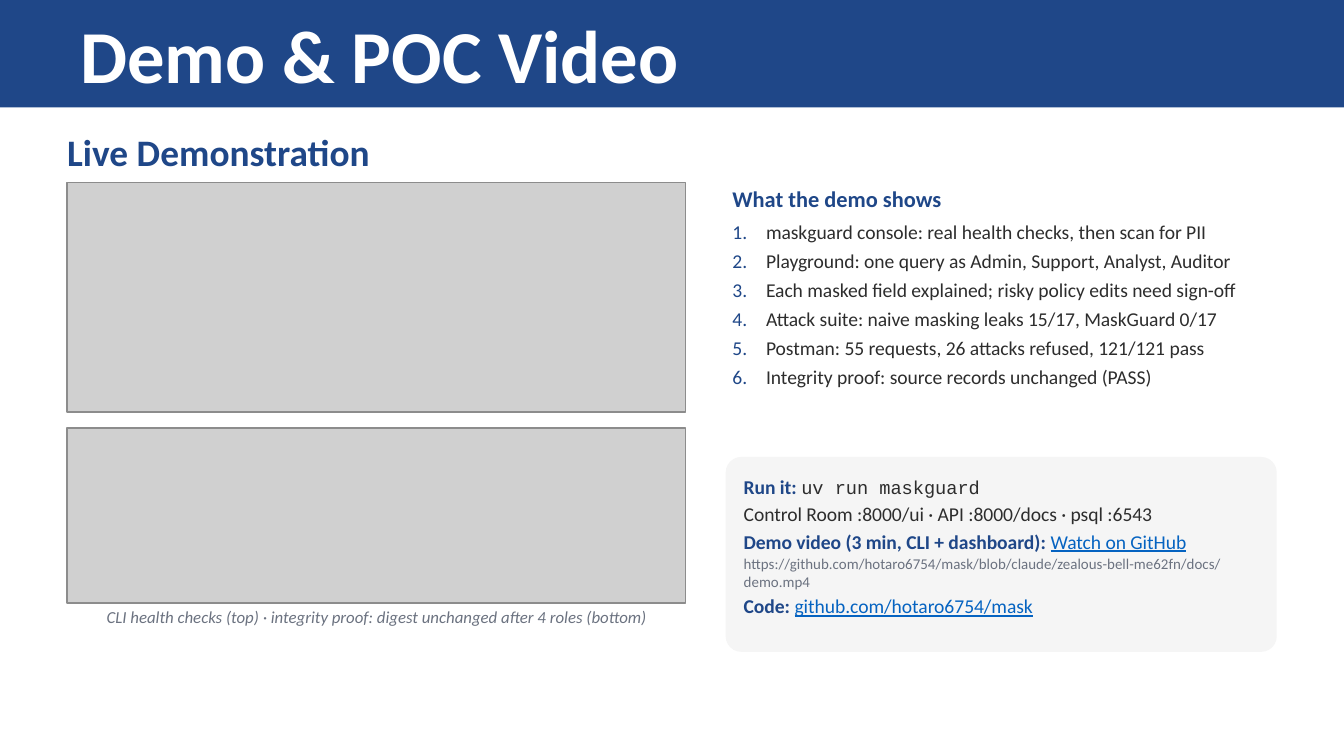
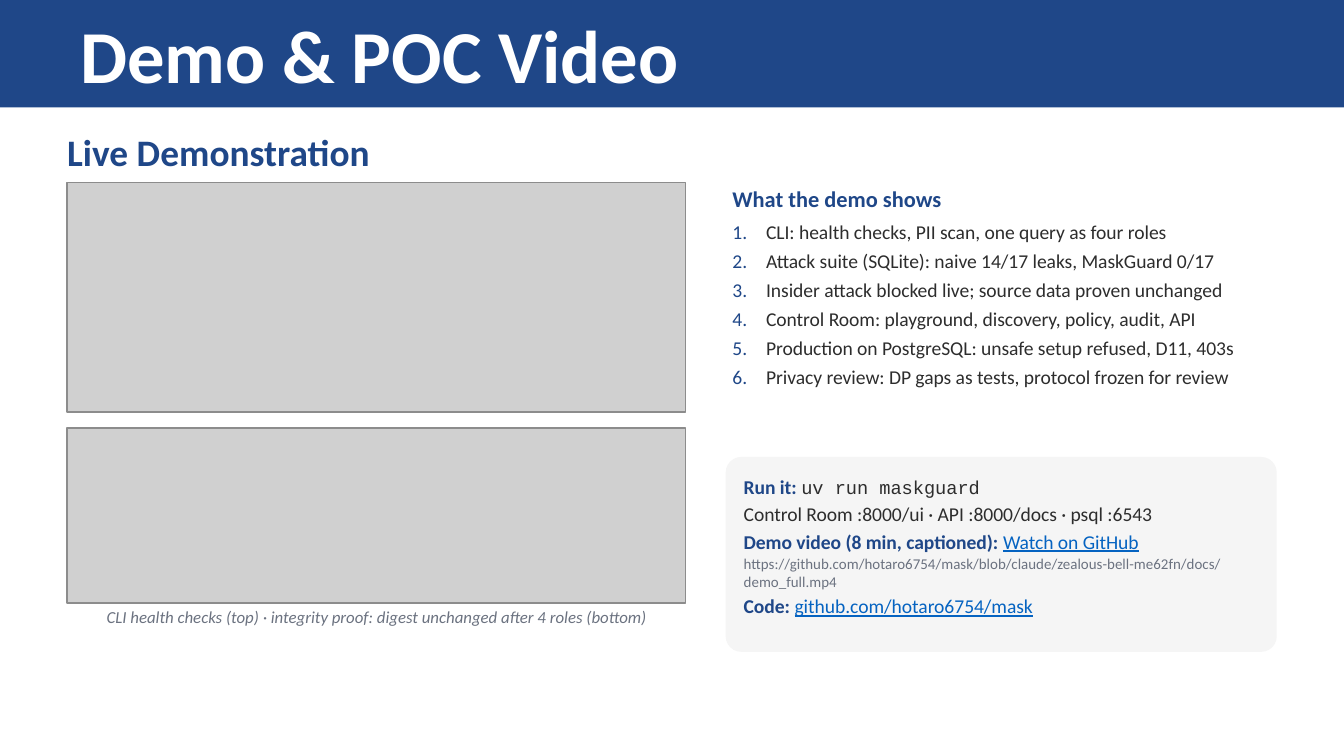
Before and after one commit to hotaro6754/mask, a slide deck: slide 7 of docs/MaskGuard_Round1_Submission.pptx. Drawn at 1344x756 pixels with LibreOffice and Linux fonts; fonts in the diff are those of the drawing; grey boxes stand for pictures. Boxes give left, top, right and bottom in pixels: in the first picture for what was removed or moved away, otherwise in the second. Text is boxed around its words. In the diff, an @@ line names an element or a change of style, - is before the commit and + after.

```diff
--- a/docs/MaskGuard_Round1_Submission.pptx
+++ b/docs/MaskGuard_Round1_Submission.pptx
@@ text at [766, 225, 1233, 388]: text changed @@
-1. maskguard console: real health checks, then scan for PII
-2. Playground: one query as Admin, Support, Analyst, Auditor
-3. Each masked field explained; risky policy edits need sign-off
-4. Attack suite: naive masking leaks 15/17, MaskGuard 0/17
-5. Postman: 55 requests, 26 attacks refused, 121/121 pass
-6. Integrity proof: source records unchanged (PASS)
+1. CLI: health checks, PII scan, one query as four roles
+2. Attack suite (SQLite): naive 14/17 leaks, MaskGuard 0/17
+3. Insider attack blocked live; source data proven unchanged
+4. Control Room: playground, discovery, policy, audit, API
+5. Production on PostgreSQL: unsafe setup refused, D11, 403s
+6. Privacy review: DP gaps as tests, protocol frozen for review
@@ text in rounded rectangle at [744, 534, 1221, 590]: text changed @@
-Demo video (3 min, CLI + dashboard): Watch on GitHub
-https://github.com/hotaro6754/mask/blob/claude/zealous-bell-me62fn/docs/demo.mp4
+Demo video (8 min, captioned): Watch on GitHub
+https://github.com/hotaro6754/mask/blob/claude/zealous-bell-me62fn/docs/demo_full.mp4
```
Also in this commit, not shown: 5 other slides changed.
